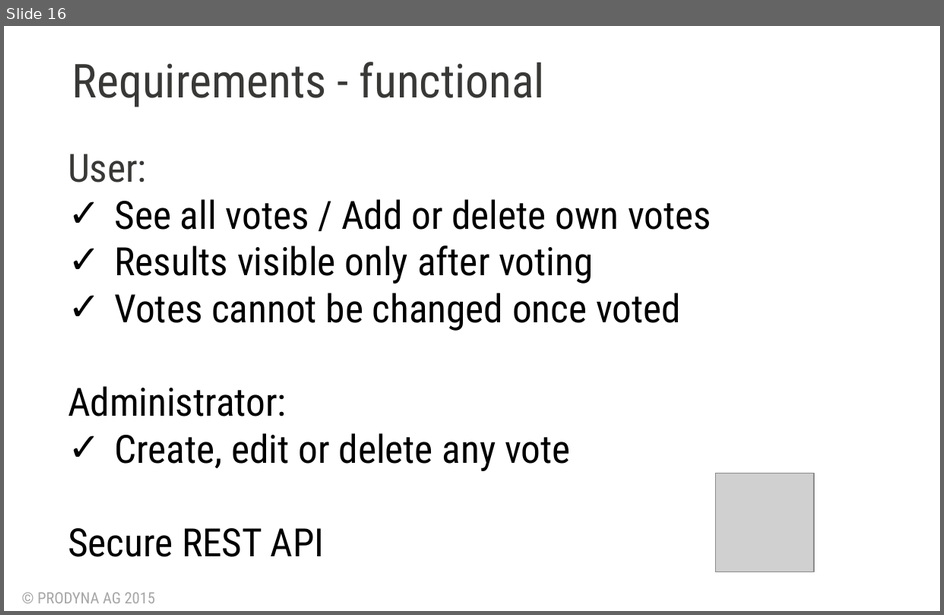
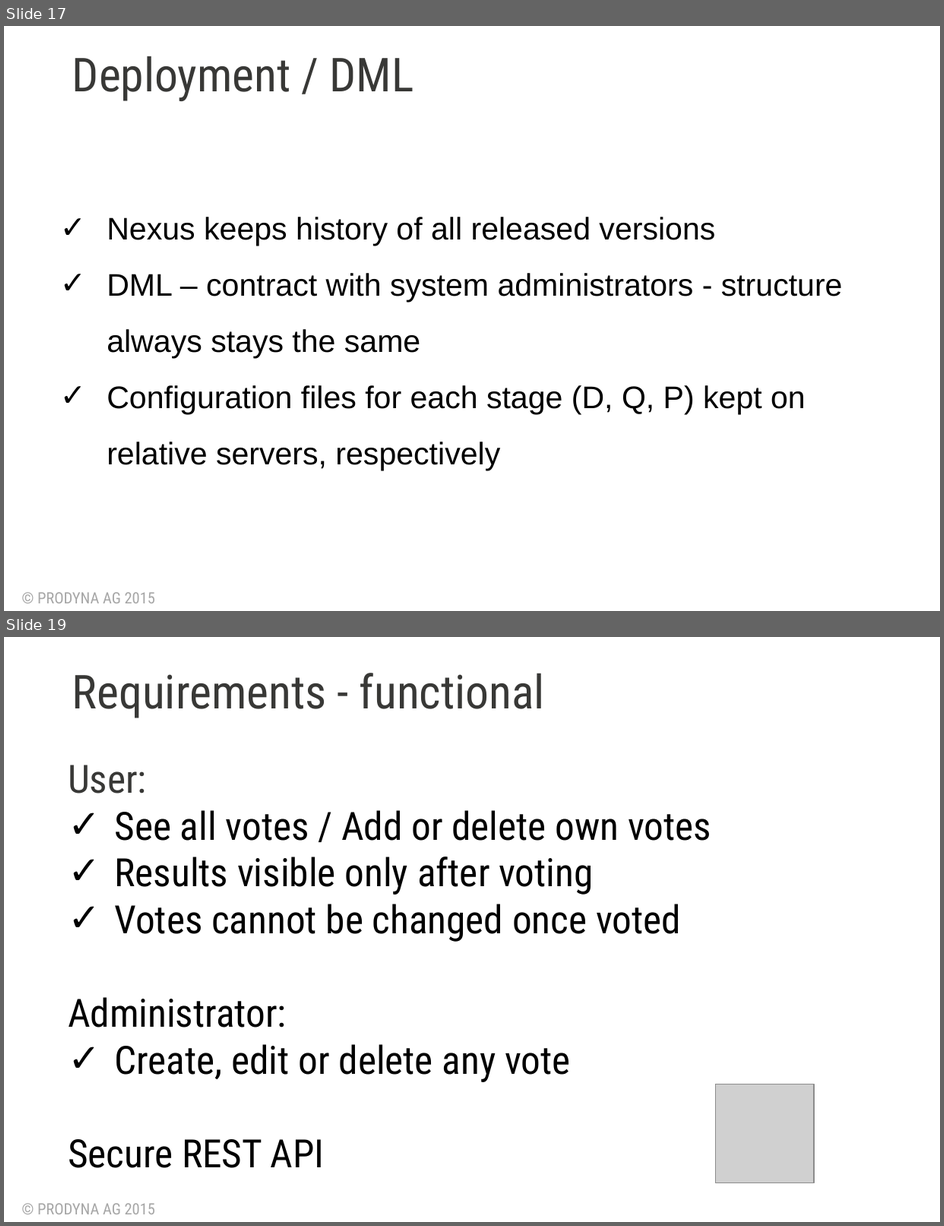
Before and after one commit to BGligorijevic/pac-slides, a slide deck: PAC-final-presentation.pptx. Shown one above the other, each under a label of ours: slide 16 before the commit, slides 17 and 19 after it; the slides between them are not shown. The pictures are 944x615 and 944x1226 pixels, drawn with LibreOffice and Linux fonts; fonts in the diff are those of the drawing; grey boxes stand for pictures; background and template pictures are left out. Boxes give left, top, right and bottom in pixels: in the first picture for what was removed or moved away, otherwise in the second. Text is boxed around its words. In the diff, an @@ line names an element or a change of style, - is before the commit and + after.

```diff
--- a/PAC-final-presentation.pptx
+++ b/PAC-final-presentation.pptx
@@ slide 17 added at <box>4,26,940,611</box>, background #FFFFFF; not listed: 1 template element that a slide beside it also shows @@
@@ text added at <box>72,56,414,101</box>, 36 pt, text #383836 @@
+Deployment / DML
@@ text added at <box>107,217,843,471</box>, 24 pt, text #000000 @@
+✓ Nexus keeps history of all released versions
+✓ DML – contract with system administrators - structure always stays the same
+✓ Configuration files for each stage (D, Q, P) kept on relative servers, respectively
@@ what was slide 16 is now slide 19 @@
```
Also in this commit, not shown: 10 slides changed, 3 other slides added.
